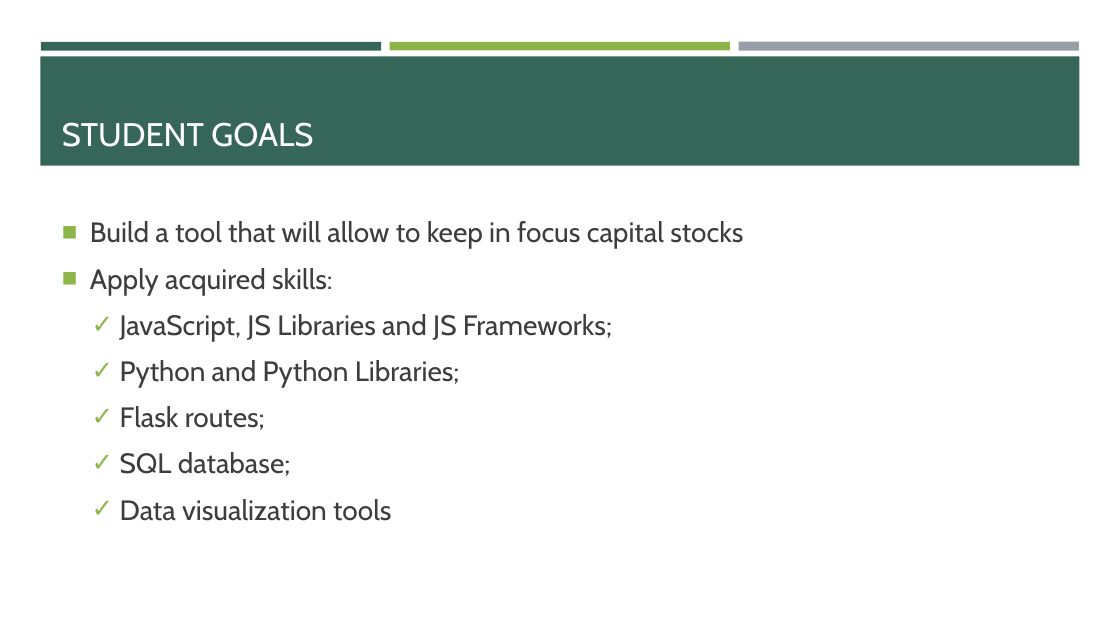
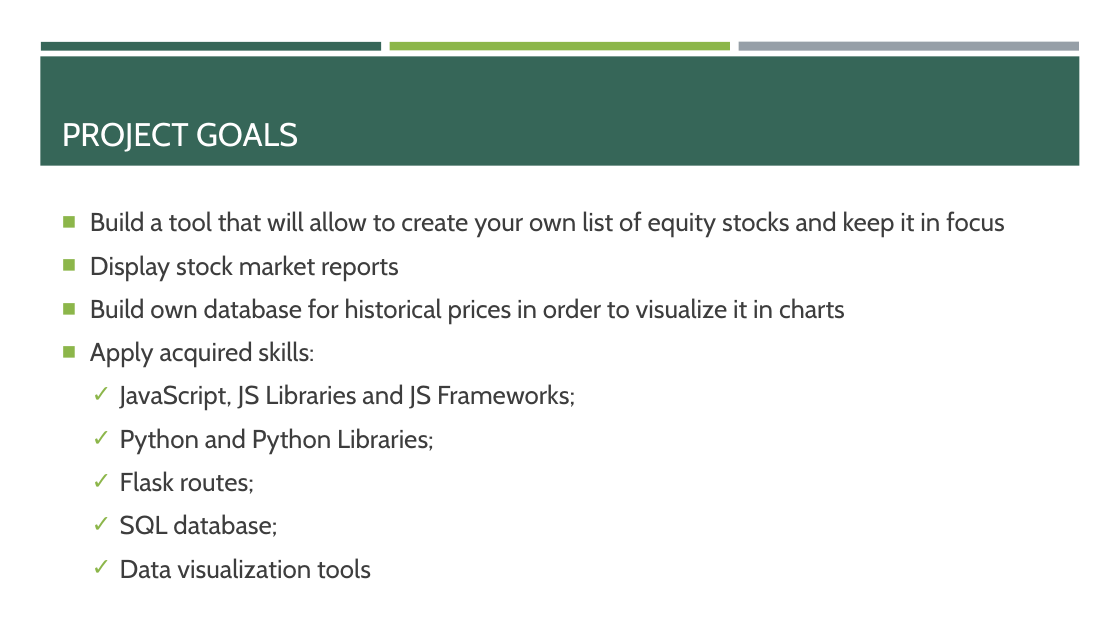
Before and after one commit to yasenvit/EquityWatchlistEcho, a slide deck: slide 2 of README EquityWatchlist.pptx. Drawn at 1120x630 pixels with LibreOffice and Linux fonts; fonts in the diff are those of the drawing. Boxes give left, top, right and bottom in pixels: in the first picture for what was removed or moved away, otherwise in the second. Text is boxed around its words. In the diff, an @@ line names an element or a change of style, - is before the commit and + after.

Commit message:
added logo,'add' button, fixed routes

```diff
--- a/README EquityWatchlist.pptx
+++ b/README EquityWatchlist.pptx
@@ title at (62, 122, 298, 152): text changed @@
-STUDENT GOALS
+PROJECT GOALS
@@ text "Build a tool that will ...": place and size @@
-text "Build a tool that will ..." at (90, 221, 743, 521)
+text "Build a tool that will ..." at (90, 211, 1005, 579)
@@ text at (90, 211, 1005, 323): text changed; size 24 to 22.2 pt @@
-■ Build a tool that will allow to keep in focus capital stocks
+■ Build a tool that will allow to create your own list of equity stocks and keep it in focus
+■ Display stock market reports
+■ Build own database for historical prices in order to visualize it in charts
@@ text at (90, 341, 575, 579): size 24 to 22.2 pt in "Apply acquired skills:", "JavaScript, JS Libraries and JS Frameworks;", "Python and Python Libraries;", "Flask routes;" and 2 more places @@
```
Also in this commit, not shown: 3 other slides changed, 2 slides added, 13 other files.
